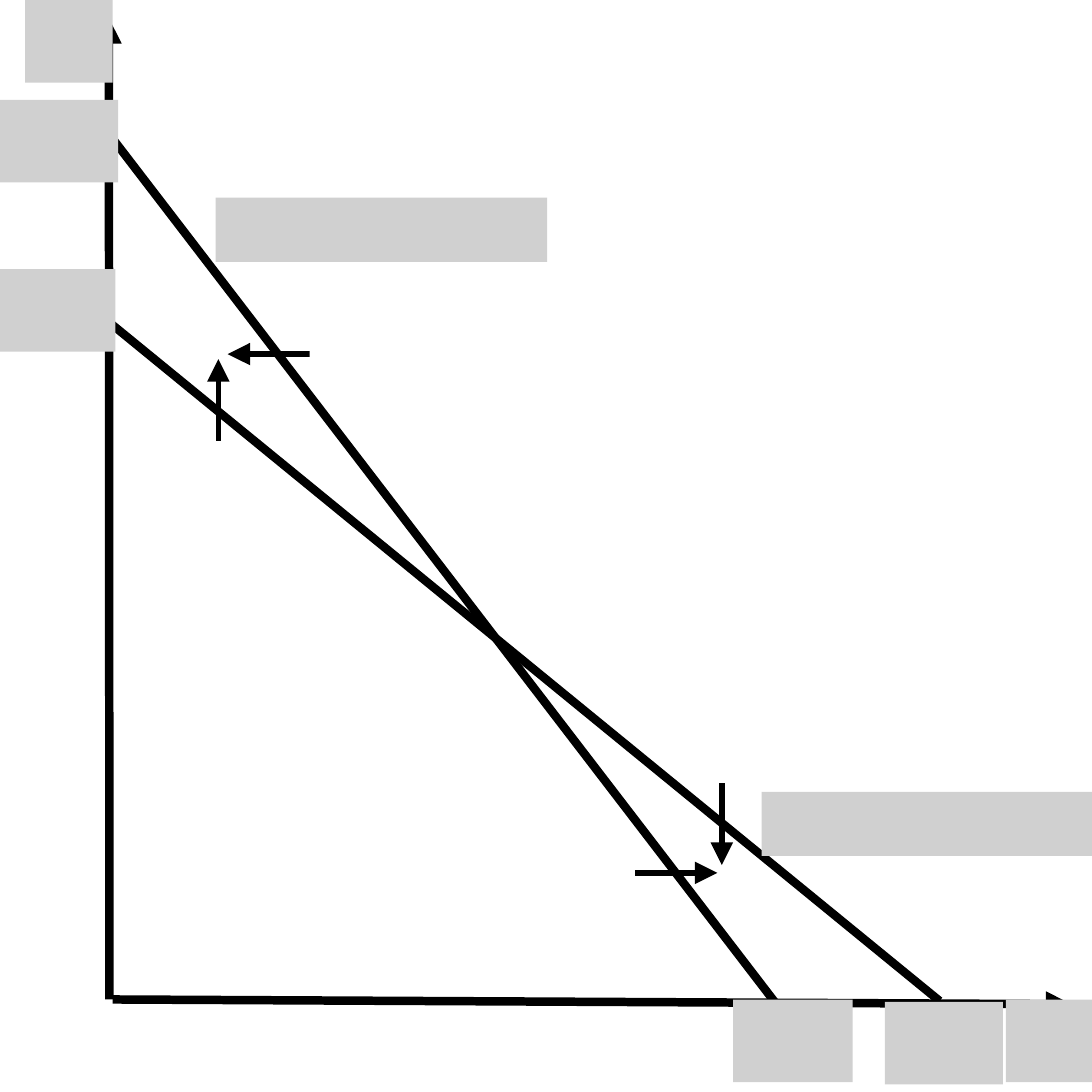
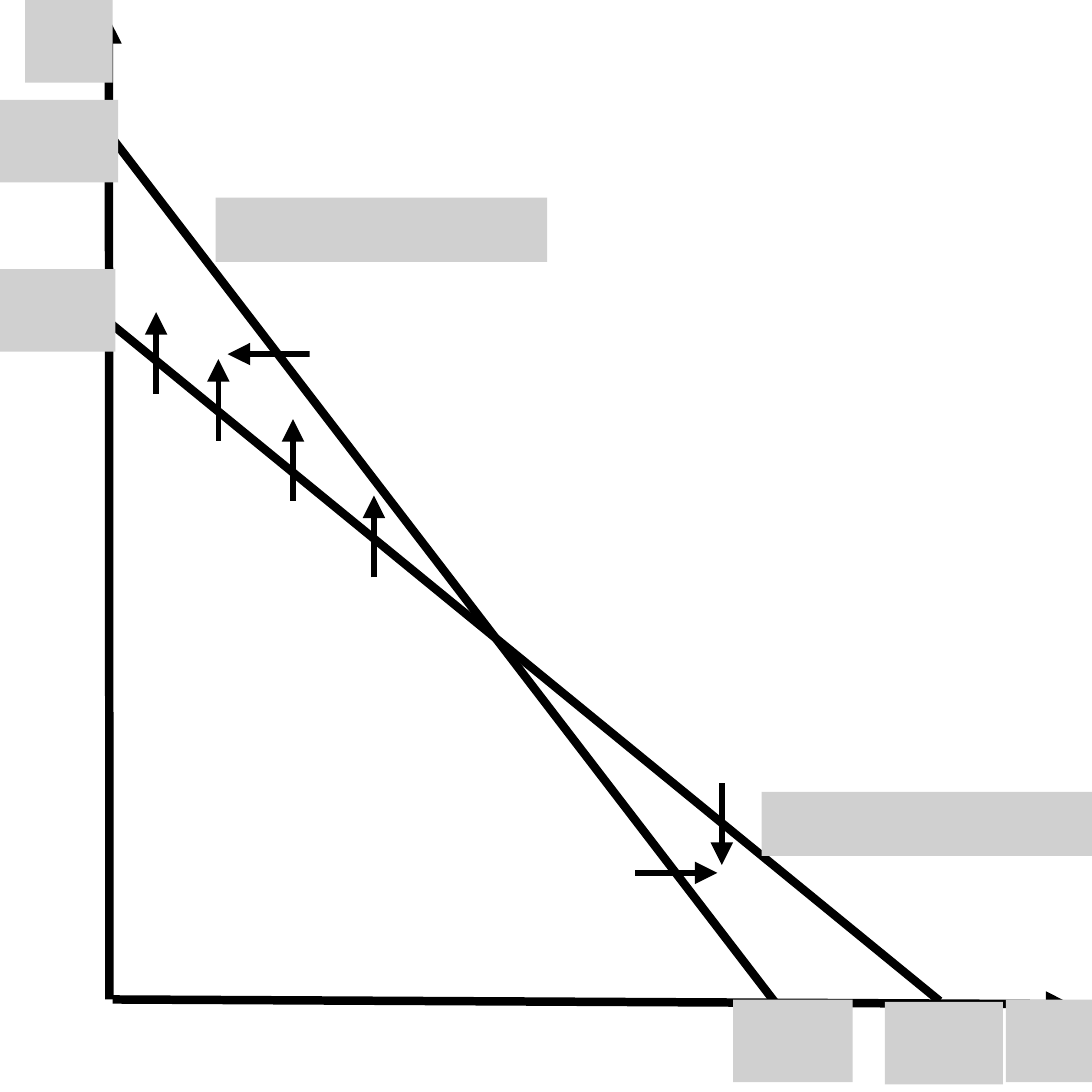
Before and after one commit to jasonbertram/densitydependentlottery, a slide deck: slide 1 of MacArthur plot.pptx. Drawn at 1092x1092 pixels with LibreOffice and Linux fonts; fonts in the diff are those of the drawing; grey boxes stand for pictures. Boxes give left, top, right and bottom in pixels: in the first picture for what was removed or moved away, otherwise in the second. Text is boxed around its words. In the diff, an @@ line names an element or a change of style, - is before the commit and + after.

```diff
--- a/MacArthur plot.pptx
+++ b/MacArthur plot.pptx
@@ arrow added from (156, 393) to (156, 311), #000000 1.5 pt @@
@@ arrow added from (292, 502) to (292, 420), #000000 1.5 pt @@
@@ arrow added from (374, 579) to (374, 497), #000000 1.5 pt @@
```
Also in this commit, not shown: 1 other file.
